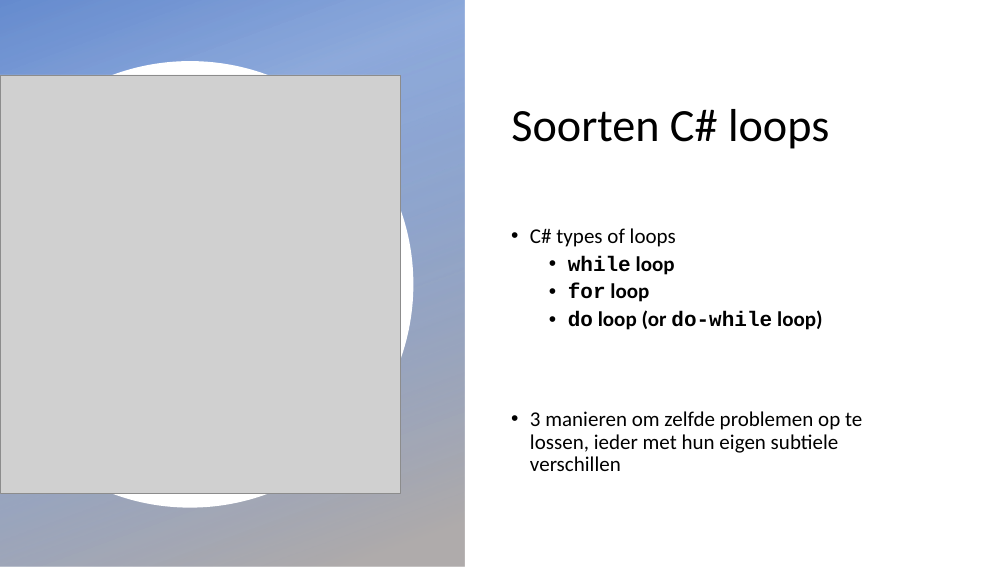
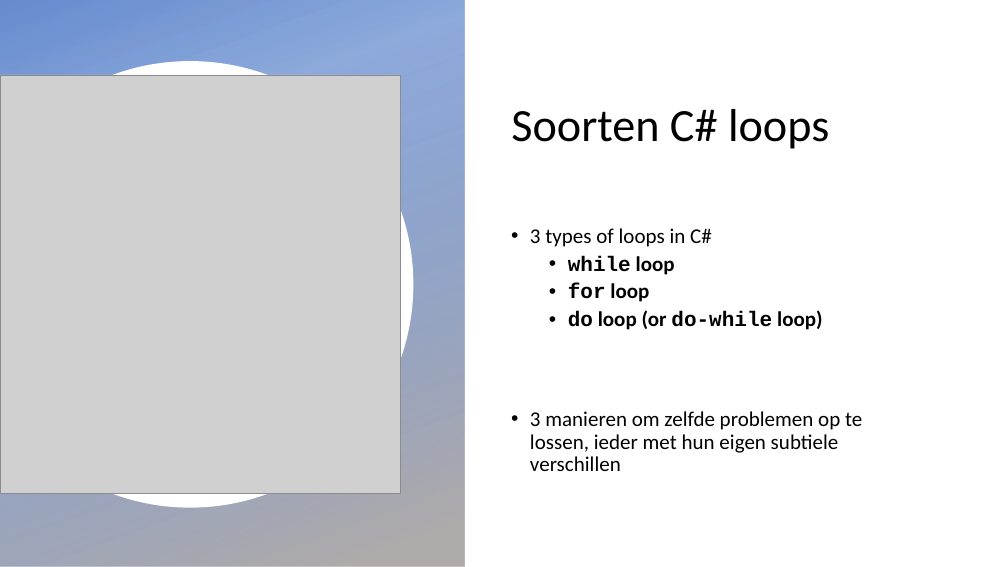
Before and after one commit to v-nys/cursusprogrammeren, a slide deck: slide 5 of _SLIDES/DEEL1/H5/4_loopsintro.pptx. Drawn at 1008x567 pixels with LibreOffice and Linux fonts; fonts in the diff are those of the drawing; grey boxes stand for pictures; background and template pictures are left out. Boxes give left, top, right and bottom in pixels: in the first picture for what was removed or moved away, otherwise in the second. Text is boxed around its words. In the diff, an @@ line names an element or a change of style, - is before the commit and + after.

```diff
--- a/_SLIDES/DEEL1/H5/4_loopsintro.pptx
+++ b/_SLIDES/DEEL1/H5/4_loopsintro.pptx
@@ text at bbox=[530, 228, 712, 247]: text changed @@
-• C# types of loops
+• 3 types of loops in C#
```
Also in this commit, not shown: 3 other slides changed, 4 slides removed, 6 other files.
